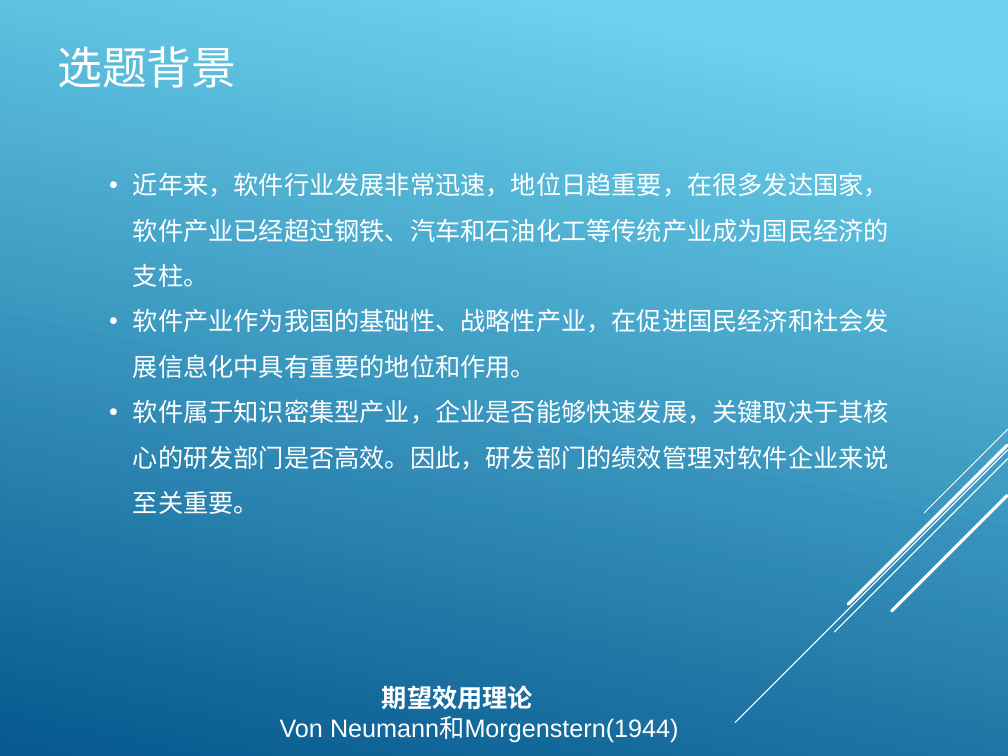
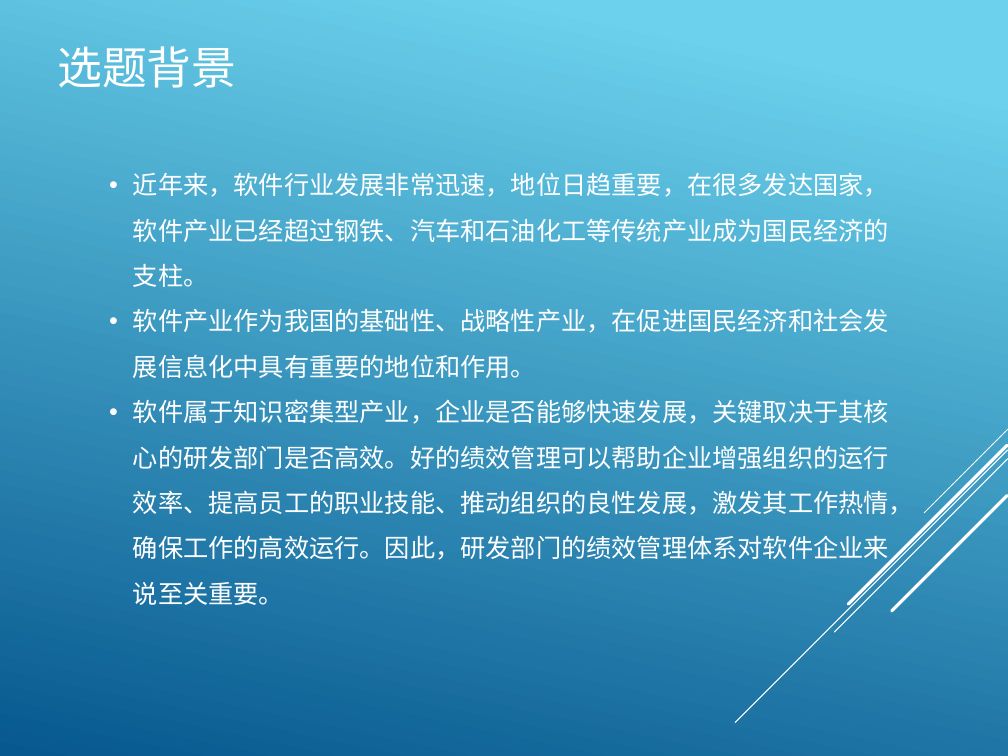
Before and after one commit to HJ8905/MyDocument, a slide deck: slide 3 of MBA/开题报告 .pptx. Drawn at 1008x756 pixels with LibreOffice and Linux fonts; fonts in the diff are those of the drawing. Boxes give left, top, right and bottom in pixels: in the first picture for what was removed or moved away, otherwise in the second. Text is boxed around its words. In the diff, an @@ line names an element or a change of style, - is before the commit and + after.

```diff
--- a/MBA/开题报告 .pptx
+++ b/MBA/开题报告 .pptx
@@ text at [133,399,914,605]: text changed @@
-• 软件属于知识密集型产业，企业是否能够快速发展，关键取决于其核心的研发部门是否高效。因此，研发部门的绩效管理对软件企业来说至关重要。
+• 软件属于知识密集型产业，企业是否能够快速发展，关键取决于其核心的研发部门是否高效。好的绩效管理可以帮助企业增强组织的运行效率、提高员工的职业技能、推动组织的良性发展，激发其工作热情，确保工作的高效运行。因此，研发部门的绩效管理体系对软件企业来说至关重要。
@@ text removed at [382,685,533,709] @@
-期望效用理论
@@ text removed at [280,717,679,743] @@
-Von Neumann和Morgenstern(1944)
```
Also in this commit, not shown: 1 other slide changed, 4 slides added, 6 slides removed, 1 other file.
